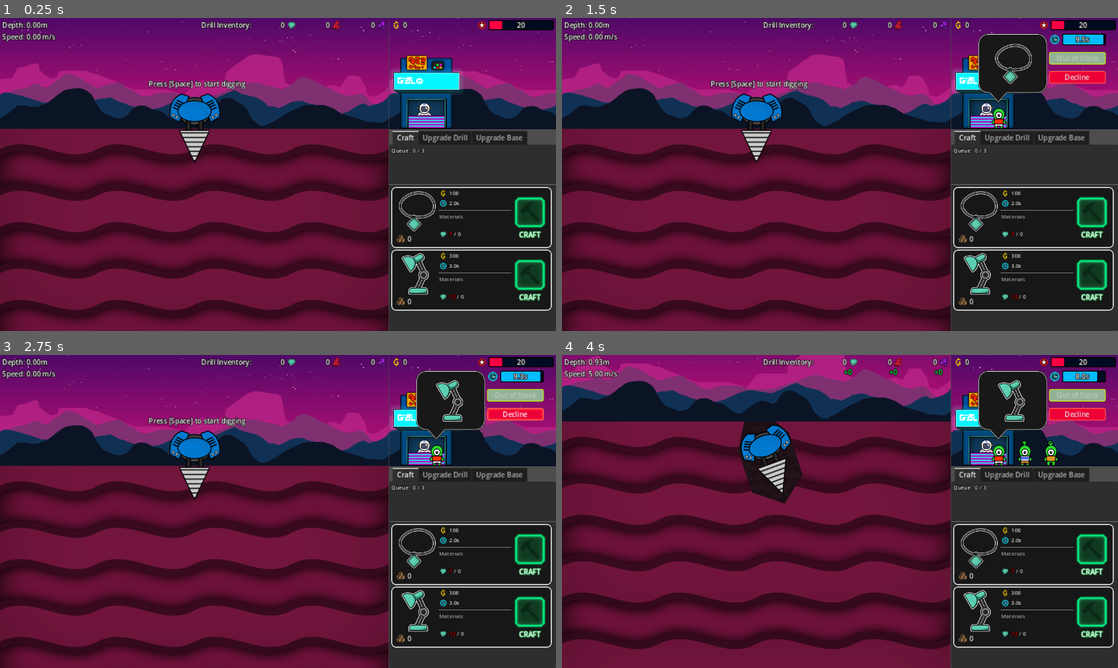
Above: before the commit, frames 1-4 (two rows, left to right).
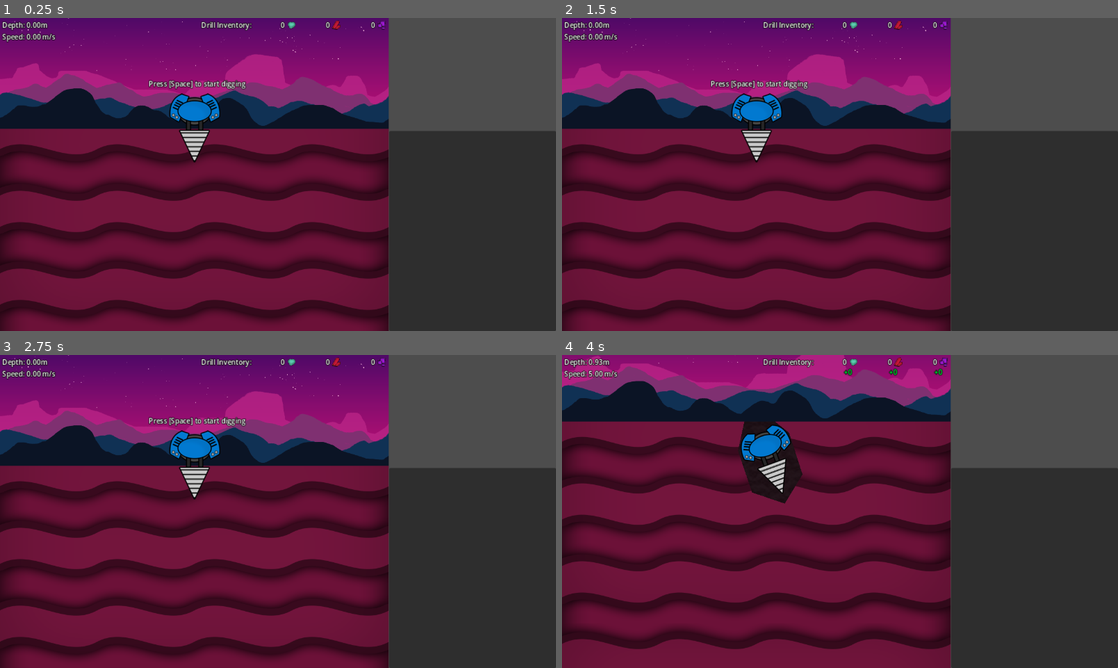
Above: after the commit, the same moments.

Repository: aNotSoCleverName/mechanicore
Game: Godot game, scene res://Main.tscn
The game is run twice, just before and just after one commit, with the same random seed, the same clock (stepped at 60 frames per second) and the same inputs.
Inputs (mouse positions are in pixels of both pictures, inside the frame that each line leads up to):
- Up to frame 1 (0.25 s): no input
- Up to frame 2 (1.5 s): click "Continue" at 0.5 s; click "Continue" at 1.25 s
- Up to frame 3 (2.75 s): click (517, 414) at 2 s, where only the run before the commit has a clickable "Decline"
- Up to frame 4 (4 s): tap Space at 2.75 s; move the mouse to (962, 495) at 2.77 s; hold Right (ui_right) 2.78-3.53 s; tap R at 2.85, 3.6 s; click (962, 495) at 2.92 s; tap Enter (ui_accept) at 3.02, 3.77 s; tap A at 3.5 s; move the mouse to (728, 527) at 3.52 s; hold Down (ui_down) from 3.53 s (still down)

The runs differ from the first frame. In frame 1, 14% of the frame differs, in the area x 70-100%, y 0-94%; in frame 2, 14%; in frame 3, 14%; in frame 4, 14%.

Commit message:
Added craft tutorial

Diff:
--- a/Base/Base.gd
+++ b/Base/Base.gd
@@ -37,7 +37,7 @@
 		self.ores[oreType] -= inOres[oreType];
 	SignalBus_Base.update_inventory_ore.emit(ores);
 
-@onready var _craftItemContainer: VBoxContainer = $"Menu/Craft/Craft Items MarginContainer/ScrollContainer/MarginContainer/Craft Items";
+@onready var craftItemContainer: VBoxContainer;
 # Key = craftItem, value = amount
 var craftItems: Dictionary = { };
 func AddCraftItem(inKey: CraftItem):
@@ -45,7 +45,7 @@
 
 	var craftItemNode: CraftItemNode = preload("res://Base/Menu/Craft/Craft Item/Craft Item Node.tscn").instantiate();
 	craftItemNode.craftItem = inKey;
-	self._craftItemContainer.add_child(craftItemNode);
+	self.craftItemContainer.add_child(craftItemNode);
 
 var money: int = 100000:
 	get:
@@ -103,17 +103,3 @@
 	for oreType: Ore.EOreType in Ore.EOreType.values():
 		self.ores[oreType] = 0;
 	SignalBus_Base.update_inventory_ore.emit(self.ores);	# This triggers the code that checks if craft item text should be red/white depending on stock
-
-	# Initiate craftItems
-	for filePath: String in DirAccess.open(CRAFT_ITEM_RESOURCES_DIR).get_files():
-		if (!filePath.ends_with(".tres")):
-			continue;
-
-		var fullPath: String = CRAFT_ITEM_RESOURCES_DIR + filePath;
-		var craftItem: CraftItem = load(fullPath);
-		if (
-			craftItem.materials[Ore.EOreType.Ore2] > 0 ||
-			craftItem.materials[Ore.EOreType.Ore3] > 0
-		):
-			continue;
-		self.AddCraftItem(craftItem);
--- a/Base/Base.tscn
+++ b/Base/Base.tscn
@@ -1,23 +1,7 @@
-[gd_scene load_steps=19 format=3 uid="uid://dx4xl0ya4o52y"]
+[gd_scene load_steps=3 format=3 uid="uid://dx4xl0ya4o52y"]
 
 [ext_resource type="Script" path="res://Base/Base.gd" id="1_4gdcv"]
-[ext_resource type="Script" path="res://Base/Craft Item Unlock Timers.gd" id="2_8kck5"]
-[ext_resource type="Texture2D" uid="uid://iwd3uobibsu3" path="res://Base/Shop/Shop.png" id="2_fxc1h"]
-[ext_resource type="Script" path="res://Base/Menu/Craft/Queue.gd" id="2_muuji"]
-[ext_resource type="PackedScene" uid="uid://dxewdcl3yp1eo" path="res://Base/Shop/Order.tscn" id="3_l61gs"]
-[ext_resource type="Script" path="res://Base/Shop/Queue.gd" id="3_qc2vo"]
-[ext_resource type="Texture2D" uid="uid://bptr6byvokmow" path="res://Base/Money.png" id="3_vkntu"]
-[ext_resource type="LabelSettings" uid="uid://ij0ls7r7u6aq" path="res://Global Style/Label Style - Outline Size16.tres" id="4_g8vcw"]
-[ext_resource type="Script" path="res://Base/Shop/Money.gd" id="4_m4g0m"]
-[ext_resource type="Script" path="res://Base/Shop/Reputation.gd" id="6_jwxte"]
-[ext_resource type="Texture2D" uid="uid://ues24mh5krya" path="res://Base/Shop/Reputation.png" id="7_6bvwc"]
-[ext_resource type="StyleBox" uid="uid://dccupfiusww5a" path="res://Global Style/ProgressBar Style - Background.tres" id="9_0082q"]
-[ext_resource type="StyleBox" uid="uid://cpmrxg5w8c1kw" path="res://Global Style/ProgressBar Style - Fill.tres" id="10_fu7ka"]
-[ext_resource type="Script" path="res://Base/Shop/Alien/Alien Body Sprite Manager.gd" id="13_7ykbt"]
-[ext_resource type="LabelSettings" uid="uid://c83ljliopp2nx" path="res://Global Style/Label Style - Outline Size12.tres" id="13_tbq6l"]
-[ext_resource type="Script" path="res://Base/Menu/Craft/Queue/Current Queue Label.gd" id="14_byyfn"]
-[ext_resource type="Script" path="res://Base/Menu/Craft/Queue/Max Queue Label.gd" id="15_4xstl"]
-[ext_resource type="PackedScene" uid="uid://b0xr3eksu7r7b" path="res://Base/Menu/Upgrade/Upgrade Tab.tscn" id="17_vjhii"]
+[ext_resource type="Script" path="res://Base/Menu/Menu.gd" id="14_qhtai"]
 
 [node name="Base" type="VBoxContainer"]
 anchors_preset = 11
@@ -31,202 +15,15 @@
 size_flags_vertical = 3
 script = ExtResource("1_4gdcv")
 
-[node name="Craft Item Unlock Timers" type="Node2D" parent="."]
-script = ExtResource("2_8kck5")
-
-[node name="Ore2 Timer" type="Timer" parent="Craft Item Unlock Timers"]
-
-[node name="Ore3 Timer" type="Timer" parent="Craft Item Unlock Timers"]
-
 [node name="Shop" type="SubViewportContainer" parent="."]
+custom_minimum_size = Vector2(0, 256)
 layout_mode = 2
 size_flags_vertical = 0
-
-[node name="Shop" type="SubViewport" parent="Shop"]
-handle_input_locally = false
-size = Vector2i(384, 256)
-render_target_update_mode = 4
-
-[node name="Background" type="Sprite2D" parent="Shop/Shop"]
-texture = ExtResource("2_fxc1h")
-centered = false
-
-[node name="Top Bar" type="MarginContainer" parent="Shop/Shop"]
-anchors_preset = 10
-anchor_right = 1.0
-offset_bottom = 33.0
-grow_horizontal = 2
-theme_override_constants/margin_left = 5
-theme_override_constants/margin_top = 5
-theme_override_constants/margin_right = 5
-theme_override_constants/margin_bottom = 5
-
-[node name="HBoxContainer" type="HBoxContainer" parent="Shop/Shop/Top Bar"]
-layout_mode = 2
-
-[node name="Money" type="HBoxContainer" parent="Shop/Shop/Top Bar/HBoxContainer"]
-layout_mode = 2
-size_flags_horizontal = 3
-
-[node name="TextureRect" type="TextureRect" parent="Shop/Shop/Top Bar/HBoxContainer/Money"]
-layout_mode = 2
-texture = ExtResource("3_vkntu")
-expand_mode = 2
-
-[node name="Label" type="Label" parent="Shop/Shop/Top Bar/HBoxContainer/Money"]
-layout_mode = 2
-text = "0"
-label_settings = ExtResource("4_g8vcw")
-script = ExtResource("4_m4g0m")
-
-[node name="Reputation" type="HBoxContainer" parent="Shop/Shop/Top Bar/HBoxContainer"]
-layout_mode = 2
-script = ExtResource("6_jwxte")
-
-[node name="TextureRect" type="TextureRect" parent="Shop/Shop/Top Bar/HBoxContainer/Reputation"]
-layout_mode = 2
-texture = ExtResource("7_6bvwc")
-expand_mode = 2
-
-[node name="ProgressBar" type="ProgressBar" parent="Shop/Shop/Top Bar/HBoxContainer/Reputation"]
-custom_minimum_size = Vector2(150, 0)
-layout_mode = 2
-size_flags_vertical = 1
-theme_override_styles/background = ExtResource("9_0082q")
-theme_override_styles/fill = ExtResource("10_fu7ka")
-step = 1.0
-value = 50.0
-show_percentage = false
-
-[node name="Label" type="Label" parent="Shop/Shop/Top Bar/HBoxContainer/Reputation/ProgressBar"]
-layout_mode = 1
-anchors_preset = 8
-anchor_left = 0.5
-anchor_top = 0.5
-anchor_right = 0.5
-anchor_bottom = 0.5
-offset_left = -20.0
-offset_top = -11.5
-offset_right = 20.0
-offset_bottom = 11.5
-grow_horizontal = 2
-grow_vertical = 2
-text = "50"
-label_settings = ExtResource("4_g8vcw")
-horizontal_alignment = 1
-
-[node name="Order" parent="Shop/Shop" instance=ExtResource("3_l61gs")]
-offset_left = 62.0
-offset_top = 36.0
-offset_right = 369.0
-offset_bottom = 196.0
-
-[node name="Queue" type="Node2D" parent="Shop/Shop"]
-position = Vector2(110, 256)
-script = ExtResource("3_qc2vo")
-
-[node name="Spawn Timer" type="Timer" parent="Shop/Shop/Queue"]
-
-[node name="Alien Body Sprite Manager" type="Timer" parent="Shop/Shop/Queue"]
-script = ExtResource("13_7ykbt")
 
 [node name="Menu" type="TabContainer" parent="."]
 layout_mode = 2
 size_flags_vertical = 3
-current_tab = 0
 tab_focus_mode = 0
-
-[node name="Craft" type="VBoxContainer" parent="Menu"]
-layout_mode = 2
-metadata/_tab_index = 0
-
-[node name="Queue MarginContainer" type="MarginContainer" parent="Menu/Craft"]
-layout_mode = 2
-size_flags_horizontal = 3
-theme_override_constants/margin_left = 5
-theme_override_constants/margin_top = 5
-theme_override_constants/margin_right = 5
-
-[node name="VBoxContainer" type="VBoxContainer" parent="Menu/Craft/Queue MarginContainer"]
-layout_mode = 2
-
-[node name="Queue Labels" type="HBoxContainer" parent="Menu/Craft/Queue MarginContainer/VBoxContainer"]
-layout_mode = 2
-
-[node name="Label" type="Label" parent="Menu/Craft/Queue MarginContainer/VBoxContainer/Queue Labels"]
-layout_mode = 2
-text = "Queue: "
-label_settings = ExtResource("13_tbq6l")
-
-[node name="Current" type="Label" parent="Menu/Craft/Queue MarginContainer/VBoxContainer/Queue Labels"]
-layout_mode = 2
-text = "0"
-label_settings = ExtResource("13_tbq6l")
-script = ExtResource("14_byyfn")
-
-[node name="Label2" type="Label" parent="Menu/Craft/Queue MarginContainer/VBoxContainer/Queue Labels"]
-layout_mode = 2
-text = "/"
-label_settings = ExtResource("13_tbq6l")
-
-[node name="Max" type="Label" parent="Menu/Craft/Queue MarginContainer/VBoxContainer/Queue Labels"]
-layout_mode = 2
-text = "0"
-label_settings = ExtResource("13_tbq6l")
-script = ExtResource("15_4xstl")
-
-[node name="ScrollContainer" type="ScrollContainer" parent="Menu/Craft/Queue MarginContainer/VBoxContainer"]
-custom_minimum_size = Vector2(0, 58)
-layout_mode = 2
-vertical_scroll_mode = 0
-
-[node name="Queue" type="HBoxContainer" parent="Menu/Craft/Queue MarginContainer/VBoxContainer/ScrollContainer"]
-layout_mode = 2
-size_flags_horizontal = 3
-script = ExtResource("2_muuji")
-
-[node name="HSeparator" type="HSeparator" parent="Menu/Craft"]
-layout_mode = 2
-
-[node name="Craft Items MarginContainer" type="MarginContainer" parent="Menu/Craft"]
-layout_mode = 2
-size_flags_horizontal = 3
-size_flags_vertical = 3
-theme_override_constants/margin_left = 5
-theme_override_constants/margin_right = 5
-theme_override_constants/margin_bottom = 5
-
-[node name="ScrollContainer" type="ScrollContainer" parent="Menu/Craft/Craft Items MarginContainer"]
-layout_mode = 2
-size_flags_vertical = 3
-
-[node name="MarginContainer" type="MarginContainer" parent="Menu/Craft/Craft Items MarginContainer/ScrollContainer"]
-layout_mode = 2
-size_flags_horizontal = 3
-size_flags_vertical = 3
-theme_override_constants/margin_right = 5
-
-[node name="Craft Items" type="VBoxContainer" parent="Menu/Craft/Craft Items MarginContainer/ScrollContainer/MarginContainer"]
-layout_mode = 2
-size_flags_horizontal = 3
-size_flags_vertical = 3
-
-[node name="Upgrade Drill" parent="Menu" instance=ExtResource("17_vjhii")]
-visible = false
-layout_mode = 2
-upgradeTarget = 1
-
-[node name="Upgrade Base" parent="Menu" instance=ExtResource("17_vjhii")]
-visible = false
-layout_mode = 2
-upgradeTarget = 2
-metadata/_tab_index = 2
+script = ExtResource("14_qhtai")
 
 [connection signal="tree_entered" from="." to="." method="_on_tree_entered"]
-[connection signal="tree_entered" from="Shop/Shop/Top Bar/HBoxContainer/Money/Label" to="Shop/Shop/Top Bar/HBoxContainer/Money/Label" method="_on_tree_entered"]
-[connection signal="tree_entered" from="Shop/Shop/Top Bar/HBoxContainer/Reputation" to="Shop/Shop/Top Bar/HBoxContainer/Reputation" method="_on_tree_entered"]
-[connection signal="child_entered_tree" from="Shop/Shop/Queue" to="Shop/Shop/Queue" method="_on_child_entered_tree"]
-[connection signal="child_exiting_tree" from="Shop/Shop/Queue" to="Shop/Shop/Queue" method="_on_child_exiting_tree"]
-[connection signal="child_order_changed" from="Shop/Shop/Queue" to="Shop/Shop/Queue" method="_on_child_order_changed"]
-[connection signal="child_order_changed" from="Menu/Craft/Queue MarginContainer/VBoxContainer/ScrollContainer/Queue" to="Menu/Craft/Queue MarginContainer/VBoxContainer/ScrollContainer/Queue" method="_on_child_order_changed"]
-[connection signal="tree_entered" from="Menu/Craft/Queue MarginContainer/VBoxContainer/ScrollContainer/Queue" to="Menu/Craft/Queue MarginContainer/VBoxContainer/ScrollContainer/Queue" method="_on_tree_entered"]
--- /dev/null
+++ b/Base/Menu/Craft/Craft Tab.gd
@@ -0,0 +1,20 @@
+extends VBoxContainer
+
+@onready var _base: Base = self.find_parent("Base");
+
+func _ready():
+	self._base.craftItemContainer = $"Craft Items MarginContainer/ScrollContainer/MarginContainer/Craft Items";
+
+	# Initiate craftItems
+	for filePath: String in DirAccess.open(Base.CRAFT_ITEM_RESOURCES_DIR).get_files():
+		if (!filePath.ends_with(".tres")):
+			continue;
+
+		var fullPath: String = Base.CRAFT_ITEM_RESOURCES_DIR + filePath;
+		var craftItem: CraftItem = load(fullPath);
+		if (
+			craftItem.materials[Ore.EOreType.Ore2] > 0 ||
+			craftItem.materials[Ore.EOreType.Ore3] > 0
+		):
+			continue;
+		self._base.AddCraftItem(craftItem);
--- /dev/null
+++ b/Base/Menu/Craft/Craft Tab.tscn
@@ -0,0 +1,93 @@
+[gd_scene load_steps=7 format=3 uid="uid://2e7hkktrvi2e"]
+
+[ext_resource type="Script" path="res://Base/Menu/Craft/Craft Tab.gd" id="1_t7mhw"]
+[ext_resource type="LabelSettings" uid="uid://c83ljliopp2nx" path="res://Global Style/Label Style - Outline Size12.tres" id="1_vqmal"]
+[ext_resource type="Script" path="res://Base/Menu/Craft/Queue/Current Queue Label.gd" id="2_g4700"]
+[ext_resource type="Script" path="res://Base/Menu/Craft/Queue/Max Queue Label.gd" id="3_mtgi8"]
+[ext_resource type="Script" path="res://Base/Menu/Craft/Queue.gd" id="4_ag4ug"]
+[ext_resource type="Script" path="res://Base/Craft Item Unlock Timers.gd" id="6_yl5iq"]
+
+[node name="Craft" type="VBoxContainer"]
+script = ExtResource("1_t7mhw")
+metadata/_tab_index = 0
+
+[node name="Queue MarginContainer" type="MarginContainer" parent="."]
+layout_mode = 2
+size_flags_horizontal = 3
+theme_override_constants/margin_left = 5
+theme_override_constants/margin_top = 5
+theme_override_constants/margin_right = 5
+
+[node name="VBoxContainer" type="VBoxContainer" parent="Queue MarginContainer"]
+layout_mode = 2
+
+[node name="Queue Labels" type="HBoxContainer" parent="Queue MarginContainer/VBoxContainer"]
+layout_mode = 2
+
+[node name="Label" type="Label" parent="Queue MarginContainer/VBoxContainer/Queue Labels"]
+layout_mode = 2
+text = "Queue: "
+label_settings = ExtResource("1_vqmal")
+
+[node name="Current" type="Label" parent="Queue MarginContainer/VBoxContainer/Queue Labels"]
+layout_mode = 2
+text = "0"
+label_settings = ExtResource("1_vqmal")
+script = ExtResource("2_g4700")
+
+[node name="Label2" type="Label" parent="Queue MarginContainer/VBoxContainer/Queue Labels"]
+layout_mode = 2
+text = "/"
+label_settings = ExtResource("1_vqmal")
+
+[node name="Max" type="Label" parent="Queue MarginContainer/VBoxContainer/Queue Labels"]
+layout_mode = 2
+text = "0"
+label_settings = ExtResource("1_vqmal")
+script = ExtResource("3_mtgi8")
+
+[node name="ScrollContainer" type="ScrollContainer" parent="Queue MarginContainer/VBoxContainer"]
+custom_minimum_size = Vector2(0, 58)
+layout_mode = 2
+vertical_scroll_mode = 0
+
+[node name="Queue" type="HBoxContainer" parent="Queue MarginContainer/VBoxContainer/ScrollContainer"]
+layout_mode = 2
+size_flags_horizontal = 3
+script = ExtResource("4_ag4ug")
+
+[node name="HSeparator" type="HSeparator" parent="."]
+layout_mode = 2
+
+[node name="Craft Items MarginContainer" type="MarginContainer" parent="."]
+layout_mode = 2
+size_flags_horizontal = 3
+size_flags_vertical = 3
+theme_override_constants/margin_left = 5
+theme_override_constants/margin_right = 5
+theme_override_constants/margin_bottom = 5
+
+[node name="ScrollContainer" type="ScrollContainer" parent="Craft Items MarginContainer"]
+layout_mode = 2
+size_flags_vertical = 3
+
+[node name="MarginContainer" type="MarginContainer" parent="Craft Items MarginContainer/ScrollContainer"]
+layout_mode = 2
+size_flags_horizontal = 3
+size_flags_vertical = 3
+theme_override_constants/margin_right = 5
+
+[node name="Craft Items" type="VBoxContainer" parent="Craft Items MarginContainer/ScrollContainer/MarginContainer"]
+layout_mode = 2
+size_flags_horizontal = 3
+size_flags_vertical = 3
+
+[node name="Craft Item Unlock Timers" type="Node2D" parent="Craft Items MarginContainer/ScrollContainer/MarginContainer/Craft Items"]
+script = ExtResource("6_yl5iq")
+
+[node name="Ore2 Timer" type="Timer" parent="Craft Items MarginContainer/ScrollContainer/MarginContainer/Craft Items/Craft Item Unlock Timers"]
+
+[node name="Ore3 Timer" type="Timer" parent="Craft Items MarginContainer/ScrollContainer/MarginContainer/Craft Items/Craft Item Unlock Timers"]
+
+[connection signal="child_order_changed" from="Queue MarginContainer/VBoxContainer/ScrollContainer/Queue" to="Queue MarginContainer/VBoxContainer/ScrollContainer/Queue" method="_on_child_order_changed"]
+[connection signal="tree_entered" from="Queue MarginContainer/VBoxContainer/ScrollContainer/Queue" to="Queue MarginContainer/VBoxContainer/ScrollContainer/Queue" method="_on_tree_entered"]
--- /dev/null
+++ b/Base/Menu/Menu.gd
@@ -0,0 +1,19 @@
+extends TabContainer
+
+func _ready():
+	SignalBus_Tutorial.add_craft_tab.connect(
+		self._AddCraftTab
+	)
+
+func _AddCraftTab():
+	SignalBus_Tutorial.add_craft_tab.disconnect(
+		self._AddCraftTab
+	)
+
+	var craftTab: Node = preload("res://Base/Menu/Craft/Craft Tab.tscn").instantiate();
+	self.add_child(craftTab);
+
+	SignalBus_Tutorial.show_tutorial.emit(
+		self,
+		"In this menu, you can craft items using the ores you've collected. Different items require different ores and different amount of time to be crafted.",
+	)
--- /dev/null
+++ b/Base/Shop/Shop.tscn
@@ -0,0 +1,107 @@
+[gd_scene load_steps=12 format=3 uid="uid://c7iwvbn60xokx"]
+
+[ext_resource type="Texture2D" uid="uid://iwd3uobibsu3" path="res://Base/Shop/Shop.png" id="1_5jq5m"]
+[ext_resource type="Texture2D" uid="uid://bptr6byvokmow" path="res://Base/Money.png" id="2_b7ku5"]
+[ext_resource type="LabelSettings" uid="uid://ij0ls7r7u6aq" path="res://Global Style/Label Style - Outline Size16.tres" id="3_cf11s"]
+[ext_resource type="Script" path="res://Base/Shop/Money.gd" id="4_583v2"]
+[ext_resource type="Script" path="res://Base/Shop/Reputation.gd" id="5_2j6yo"]
+[ext_resource type="Texture2D" uid="uid://ues24mh5krya" path="res://Base/Shop/Reputation.png" id="6_tgyec"]
+[ext_resource type="StyleBox" uid="uid://dccupfiusww5a" path="res://Global Style/ProgressBar Style - Background.tres" id="7_emliw"]
+[ext_resource type="StyleBox" uid="uid://cpmrxg5w8c1kw" path="res://Global Style/ProgressBar Style - Fill.tres" id="8_i15fu"]
+[ext_resource type="PackedScene" uid="uid://dxewdcl3yp1eo" path="res://Base/Shop/Order.tscn" id="9_5vvy2"]
+[ext_resource type="Script" path="res://Base/Shop/Queue.gd" id="10_tot0t"]
+[ext_resource type="Script" path="res://Base/Shop/Alien/Alien Body Sprite Manager.gd" id="11_kj2la"]
+
+[node name="Shop" type="SubViewport"]
+handle_input_locally = false
+size = Vector2i(384, 256)
+render_target_update_mode = 4
+
+[node name="Background" type="Sprite2D" parent="."]
+texture = ExtResource("1_5jq5m")
+centered = false
+
+[node name="Top Bar" type="MarginContainer" parent="."]
+anchors_preset = 10
+anchor_right = 1.0
+offset_bottom = 33.0
+grow_horizontal = 2
+theme_override_constants/margin_left = 5
+theme_override_constants/margin_top = 5
+theme_override_constants/margin_right = 5
+theme_override_constants/margin_bottom = 5
+
+[node name="HBoxContainer" type="HBoxContainer" parent="Top Bar"]
+layout_mode = 2
+
+[node name="Money" type="HBoxContainer" parent="Top Bar/HBoxContainer"]
+layout_mode = 2
+size_flags_horizontal = 3
+
+[node name="TextureRect" type="TextureRect" parent="Top Bar/HBoxContainer/Money"]
+layout_mode = 2
+texture = ExtResource("2_b7ku5")
+expand_mode = 2
+
+[node name="Label" type="Label" parent="Top Bar/HBoxContainer/Money"]
+layout_mode = 2
+text = "0"
+label_settings = ExtResource("3_cf11s")
+script = ExtResource("4_583v2")
+
+[node name="Reputation" type="HBoxContainer" parent="Top Bar/HBoxContainer"]
+layout_mode = 2
+script = ExtResource("5_2j6yo")
+
+[node name="TextureRect" type="TextureRect" parent="Top Bar/HBoxContainer/Reputation"]
+layout_mode = 2
+texture = ExtResource("6_tgyec")
+expand_mode = 2
+
+[node name="ProgressBar" type="ProgressBar" parent="Top Bar/HBoxContainer/Reputation"]
+custom_minimum_size = Vector2(150, 0)
+layout_mode = 2
+size_flags_vertical = 1
+theme_override_styles/background = ExtResource("7_emliw")
+theme_override_styles/fill = ExtResource("8_i15fu")
+step = 1.0
+value = 50.0
+show_percentage = false
+
+[node name="Label" type="Label" parent="Top Bar/HBoxContainer/Reputation/ProgressBar"]
+layout_mode = 1
+anchors_preset = 8
+anchor_left = 0.5
+anchor_top = 0.5
+anchor_right = 0.5
+anchor_bottom = 0.5
+offset_left = -20.0
+offset_top = -11.5
+offset_right = 20.0
+offset_bottom = 11.5
+grow_horizontal = 2
+grow_vertical = 2
+text = "50"
+label_settings = ExtResource("3_cf11s")
+horizontal_alignment = 1
+
+[node name="Order" parent="." instance=ExtResource("9_5vvy2")]
+offset_left = 62.0
+offset_top = 36.0
+offset_right = 369.0
+offset_bottom = 196.0
+
+[node name="Queue" type="Node2D" parent="."]
+position = Vector2(110, 256)
+script = ExtResource("10_tot0t")
+
+[node name="Spawn Timer" type="Timer" parent="Queue"]
+
+[node name="Alien Body Sprite Manager" type="Timer" parent="Queue"]
+script = ExtResource("11_kj2la")
+
+[connection signal="tree_entered" from="Top Bar/HBoxContainer/Money/Label" to="Top Bar/HBoxContainer/Money/Label" method="_on_tree_entered"]
+[connection signal="tree_entered" from="Top Bar/HBoxContainer/Reputation" to="Top Bar/HBoxContainer/Reputation" method="_on_tree_entered"]
+[connection signal="child_entered_tree" from="Queue" to="Queue" method="_on_child_entered_tree"]
+[connection signal="child_exiting_tree" from="Queue" to="Queue" method="_on_child_exiting_tree"]
+[connection signal="child_order_changed" from="Queue" to="Queue" method="_on_child_order_changed"]
--- a/Endless Run/Top Bar/Drill Inventory.gd
+++ b/Endless Run/Top Bar/Drill Inventory.gd
@@ -1,19 +1,42 @@
 extends HBoxContainer
-
-var _isShowingTutorial_PickOre: bool = false;
 
 func _ready():
 	SignalBus_EndlessRun.ore_pick.connect(
 		self._ShowPickOreTutorial
 	)
 
+	SignalBus_EndlessRun.drill_change_dock.connect(
+		self._ShowDockTutorial
+	)
+
 func _ShowPickOreTutorial(_inOre: Ore):
 	SignalBus_EndlessRun.ore_pick.disconnect(
 		self._ShowPickOreTutorial
 	)
-	self._isShowingTutorial_PickOre = true;
+
+	SignalBus_Tutorial.hasPickedOre = true;
 
 	SignalBus_Tutorial.show_tutorial.emit(
 		self,
 		"You just picked an ore. It is now stored in the drill's inventory",
 	);
+
+func _ShowDockTutorial(inIsDocked: bool, _inDrill: Drill):
+	if (!inIsDocked):
+		return;
+
+	if (!SignalBus_Tutorial.hasPickedOre):
+		return;
+
+	SignalBus_EndlessRun.drill_change_dock.disconnect(
+		self._ShowDockTutorial
+	)
+
+	SignalBus_Tutorial.show_tutorial.emit(
+		self,
+		"The ore you've collected will be transfered to the base when you return to the surface",
+	)
+
+	await SignalBus_Tutorial.hide_tutorial;
+
+	SignalBus_Tutorial.add_craft_tab.emit();
--- a/Global Script/Signal Bus - Tutorial.gd
+++ b/Global Script/Signal Bus - Tutorial.gd
@@ -1,13 +1,18 @@
 extends Node
-
-var hasStartedDigging: bool;
-var hasChangedDirection: bool;
-var hasDocked: bool;
-var hasCrafted: bool;
-var hasMadeOrder: bool;
-var isShowReputation: bool;
 
 @warning_ignore("unused_signal")
 signal show_tutorial(inNode: Node, inText: String);
 @warning_ignore("unused_signal")
 signal hide_tutorial();
+
+var hasStartedDigging: bool;
+var hasChangedDirection: bool;
+var hasPickedOre: bool;
+var hasDocked: bool;
+
+@warning_ignore("unused_signal")
+signal add_craft_tab();
+
+var hasCrafted: bool;
+var hasMadeOrder: bool;
+var isShowReputation: bool;
--- a/Tutorial/Change Drill Direction.gd
+++ b/Tutorial/Change Drill Direction.gd
@@ -12,4 +12,6 @@
 	if (!event.is_action_pressed("ui_left") && !event.is_action_released("ui_right")):
 		return;
 
+	SignalBus_Tutorial.hasChangedDirection = true;
+
 	self.queue_free();
--- a/Tutorial/Dock.gd
+++ b/Tutorial/Dock.gd
@@ -22,4 +22,6 @@
 	if (key != Drill.DOCK_KEY):
 		return;
 
+	SignalBus_Tutorial.hasDocked = true;
+
 	self.queue_free();
--- a/Tutorial/Start Digging.gd
+++ b/Tutorial/Start Digging.gd
@@ -7,4 +7,6 @@
 	if (!event.is_action_pressed("ui_accept")):
 		return;
 
+	SignalBus_Tutorial.hasStartedDigging = true;
+
 	self.queue_free();
